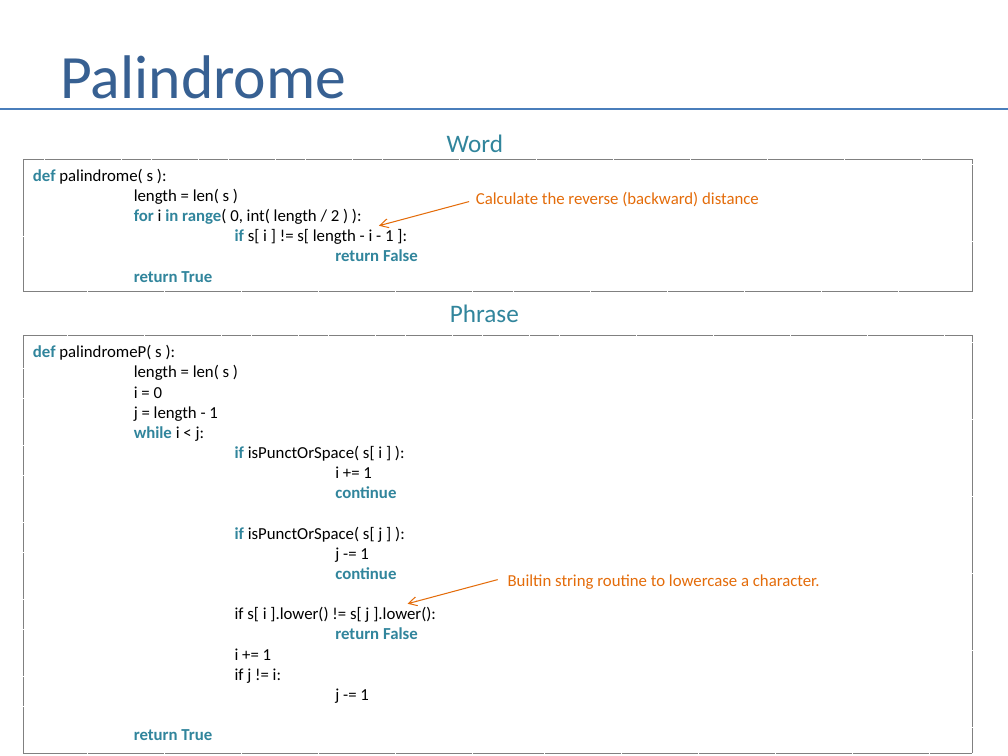
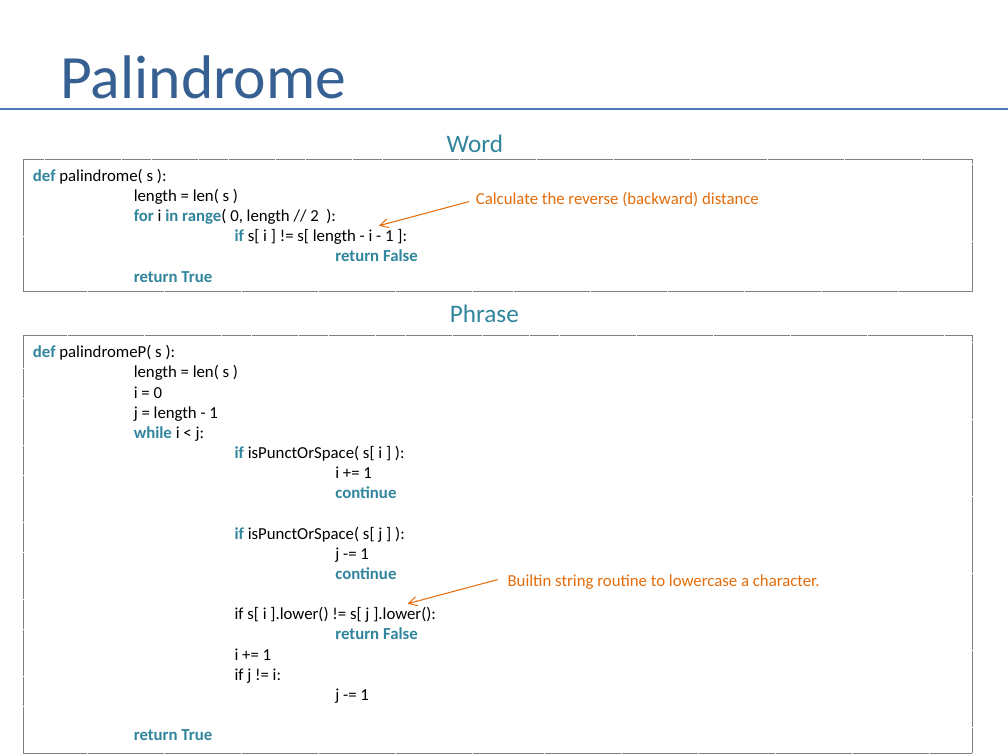
Before and after one commit to andrewferlitsch/Training, a slide deck: slide 96 of CSTraining/Fundamentals/Whiteboarding.pptx. Drawn at 1008x756 pixels with LibreOffice and Linux fonts; fonts in the diff are those of the drawing. Boxes give left, top, right and bottom in pixels: in the first picture for what was removed or moved away, otherwise in the second. Text is boxed around its words. In the diff, an @@ line names an element or a change of style, - is before the commit and + after.

```diff
--- a/CSTraining/Fundamentals/Whiteboarding.pptx
+++ b/CSTraining/Fundamentals/Whiteboarding.pptx
@@ text in rectangle at bbox=[134, 209, 318, 224]: text changed @@
-for i in range( 0, int( length / 2 ) ):
+for i in range( 0, length // 2 ):
```
Also in this commit, not shown: 1 other slide changed.
